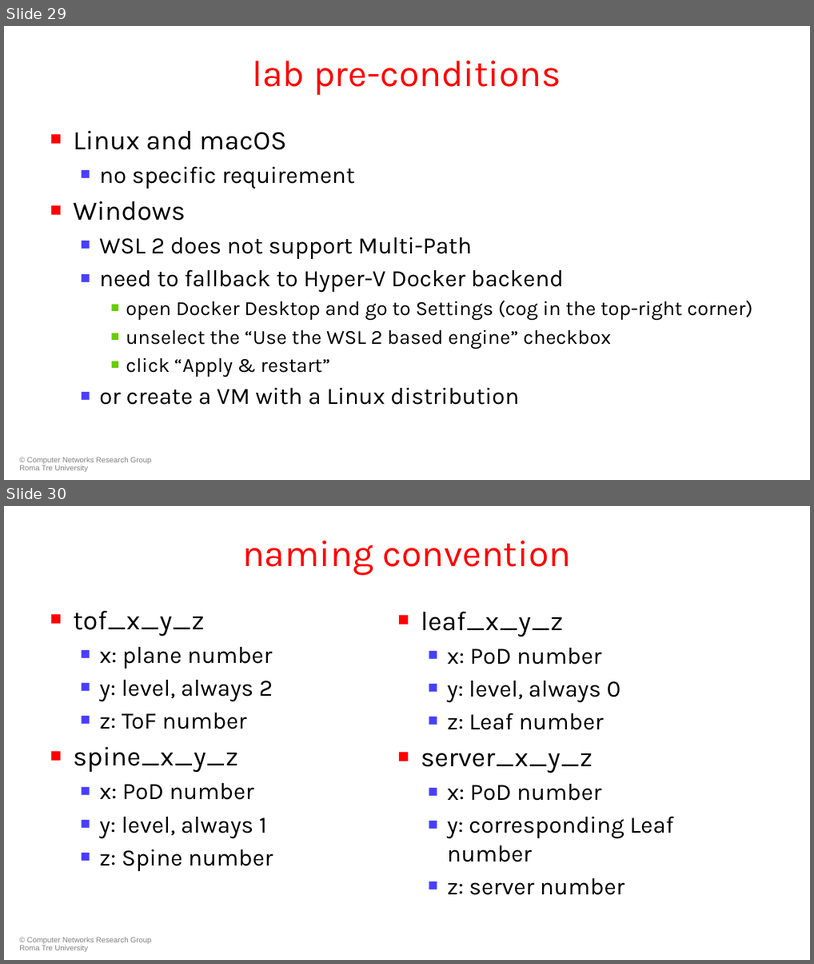
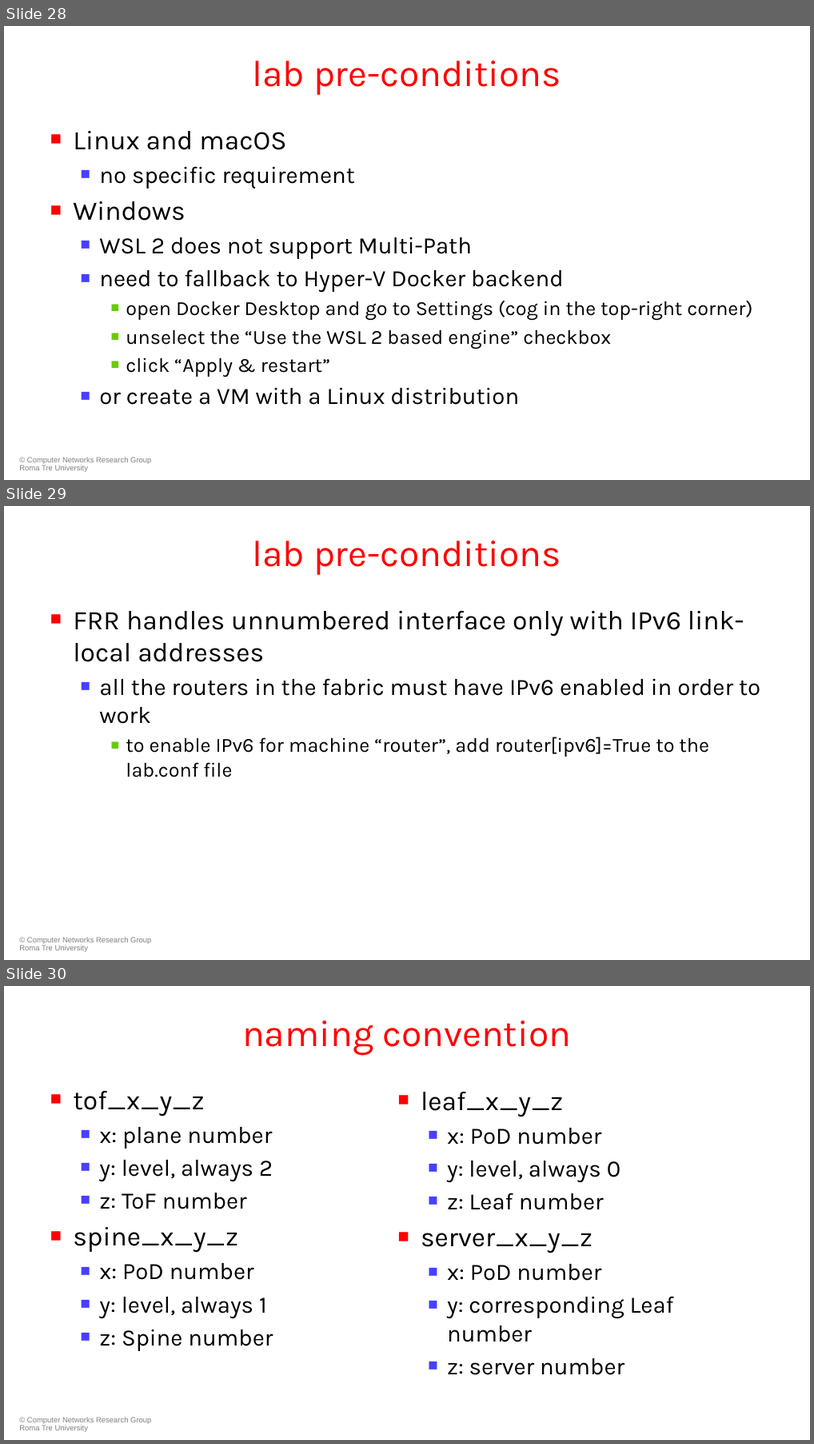
Before and after one commit to KatharaFramework/Kathara-Labs, a slide deck: main-labs/data-center-routing/data-center-bgp/051-kathara-lab_data-center-bgp.pptx. Shown one above the other, each under a label of ours: slides 29 and 30 before the commit, slides 28, 29 and 30 after it. The pictures are 814x964 and 814x1444 pixels, drawn with LibreOffice and Linux fonts; fonts in the diff are those of the drawing; background and template pictures are left out. Boxes give left, top, right and bottom in pixels: in the first picture for what was removed or moved away, otherwise in the second. Text is boxed around its words. In the diff, an @@ line names an element or a change of style, - is before the commit and + after.

```diff
--- a/main-labs/data-center-routing/data-center-bgp/051-kathara-lab_data-center-bgp.pptx
+++ b/main-labs/data-center-routing/data-center-bgp/051-kathara-lab_data-center-bgp.pptx
@@ slide 29 added at <box>4,506,810,960</box>, background #FFFFFF; not listed: 1 template element that a slide beside it also shows @@
@@ title added at <box>252,540,562,575</box>, 44 pt, text #FF0000 @@
+lab pre-conditions
@@ text added at <box>73,611,761,777</box>, 24 pt, text #000000 @@
+■ FRR handles unnumbered interface only with IPv6 link-local addresses
+  ■ all the routers in the fabric must have IPv6 enabled in order to work
+    ■ to enable IPv6 for machine “router”, add router[ipv6]=True to the lab.conf file
@@ what was slide 29 is now slide 28 @@
```
Also in this commit, not shown: 2 slides changed, 1 slide removed, 3 other files.
